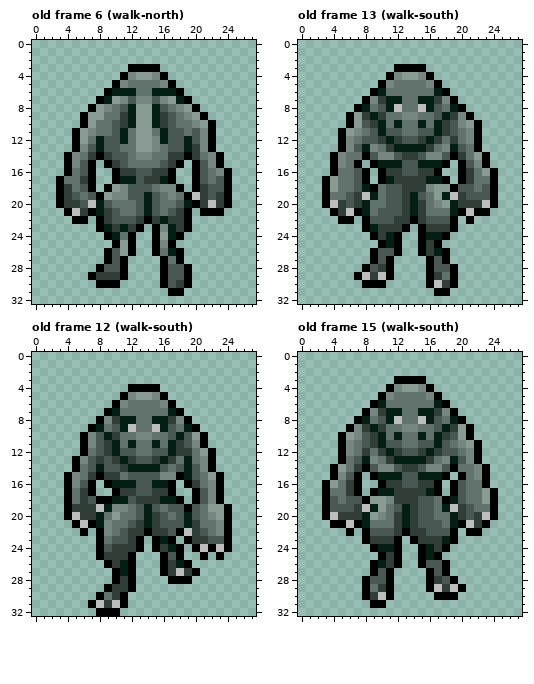
A pixel-art file gets an edit: npc/ghoul_npc_template.aseprite. Above is the file before it was changed.
28x33 pixels, 18 frames. Shown: old frame 6 (walk-north), old frame 13 (walk-south), old frame 12 (walk-south), old frame 15 (walk-south). The commit also changed other frames, which this record leaves out.
New version:
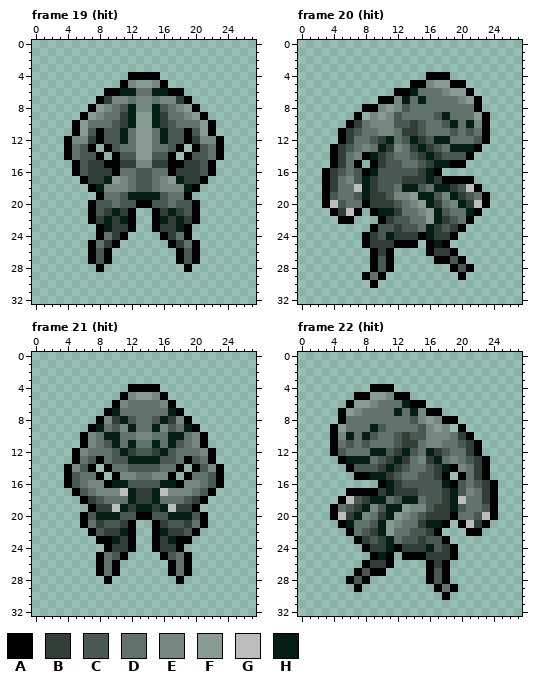
Palette (. is transparent): A #000000  B #313e38  C #495852  D #62726c  E #758780  F #889c94  G #bdbdbd  H #031f14
A new or re-ordered frame is compared with the old frame closest to it.
Edits made:
frames 18 -> 26
--- frame 19 (hit) is new; against old frame 6 (walk-north)
@@ x 0..27 @@
  2 ............................
- 3 ............AAAA............
- 4 ...........AEFFEA...........
- 5 ..........AEDDDDEA..........
- 6 .........AHHHDDHHHA.........
- 7 ........AHFECEECEFHA........
- 8 .......AFEDCHFFHCDEFA.......
- 9 ......AFFDDBHFFHBCDEFA......
-10 ......AFDDCBHFFHBCDDEFA.....
-11 .....AFEDDCHDFFDHCCDCEA.....
-12 .....AFDHCCHDFFEHCCHCEA.....
-13 .....AECHCCDDFFEDCCHBEA.....
-14 ....AEDBABCCDEEDDBBABDEA....
-15 ....AECA.ABCDDDDCBA.ACEA....
-16 ....ADCA..ABBCCBBA..ACDEA...
-17 ...ADDBA..AHHCBBHA..ACDCA...
-18 ...ABDCA.AFECCCDEEA.ABCCA...
-19 ...ABCDCAFEECCHCDEDAGBCBA...
-20 ...ABBCGHCDDDCHCDDCHABGBA...
-21 ....AGBAHBCDDCHCDCBA.AAA....
-22 .....AA.ABCCCBABHBBA........
-23 ........AHBHBA.AEHBA........
-24 .........AHDA..AFHA.........
-25 ..........AFA..AEA..........
-26 .........ACFA..ADHA.........
-27 .........ACA....ADA.........
-28 ........ACCA....ACCA........
-29 .......ABBBA....ACCA........
-30 ........AAA.....ACBA........
-31 .................AA.........
+ 3 ............................
+ 4 ............AAAA............
+ 5 ...........AEFFEA...........
+ 6 .........AAHHDDHHAA.........
+ 7 ........ABEEDEEDEEBA........
+ 8 .......AFEDCHEEHCDEFA.......
+ 9 ......AFEDDBHFFHBDDEFA......
+10 .....AFDDDCBHFFHBCDDDFA.....
+11 .....AFCACCHDFFDHCCACFA.....
+12 ....AEEBACCHDFFDHCCABEEA....
+13 ....ADCA.ACDDFFDDCA.ACDA....
+14 ....ADCCA.ACCFFCCA.ACCDA....
+15 .....ACBBAABBEEBBAABBCA.....
+16 .....ACBBBADDCCDDABBBCA.....
+17 ......ABBHFEDCCDEFHBBA......
+18 .......AHEEEDCCDEEEHA.......
+19 ........ADDCHHHHCDDA........
+20 .......ACCDCCAACCDCCA.......
+21 .......ACBHBA..ABHBCA.......
+22 .......ABHBHA..AHBHBA.......
+23 ........AHBBA..ABBHA........
+24 ........ADBA....ABDA........
+25 .......ADBA......ABDA.......
+26 .......ACA........ACA.......
+27 .......ACA........ACA.......
+28 ........A..........A........
+29 ............................
+30 ............................
+31 ............................
 32 ............................
--- frame 20 (hit) is new; against old frame 13 (walk-south)
@@ x 0..27 @@
  2 ............................
- 3 ............AAAA............
- 4 ...........AEFFEA...........
- 5 ..........AEDDDDEA..........
- 6 .........AHDDDDDDHA.........
- 7 ........AEBHHDDHHBEA........
- 8 .......AHDCHGDDGHCDHA.......
- 9 ......AFBHBDDEEDDCHBEA......
-10 ......AFCBHDHDDHDHBCEFA.....
-11 .....AFEDCHCCDDCCHBCDEA.....
-12 .....AEDCCBHBCCBHBDBDEA.....
-13 .....AECHEDBHHHHBDEHCDA.....
-14 ....AEDDACEECBBCEECABDFA....
-15 ....AEDA.AHHHCCHHHA.ACEA....
-16 ....ADDCA.ABBCCBBA..ABDFA...
-17 ...AFDDCA.AHBBBBHHA.ABDDA...
-18 ...AFDDCHADCCBBBEFFACCDCA...
-19 ...ADDCBGHDCCBHCDFHGBCCCA...
-20 ...AGBCBHDDCCBHBDEFHBBBGA...
-21 ....ABGAHDCCCBHBDDDHAGAA....
-22 .....AA.ACCCBBABCCCA.A......
-23 ........AHBBBA.ABBBA........
-24 .........ABHA..AHHA.........
-25 ..........AHA..ABA..........
-26 .........ACCA..ABHA.........
-27 .........ACA....ACA.........
-28 ........ACBA....ACCA........
-29 .......AGBGA....ABDA........
-30 ........AAA.....AGBA........
-31 .................AA.........
+ 3 ............................
+ 4 ................AAA.........
+ 5 ..............AAEFFAA.......
+ 6 ............AAHDDDEFFA......
+ 7 ..........AAEHDHDDDDEFA.....
+ 8 ........AAEFECDDDDDDDDA.....
+ 9 .......A.EFECDDDDCHDDDFA....
+10 ......ABDEEECCBCDDCHDHEA....
+11 .....ABCDDEEDBBCDDDCDCDA....
+12 .....ABDDCBHDCHBCHHDDDCA....
+13 ....ABCDEDHBEDBHBCDHHHA.....
+14 ....ABDEAHBCDDCBHBCCCA......
+15 ....ABDA.ABCCDDCBHHAA.......
+16 ...ABCDCAHCCCCCBHA..........
+17 ...ABDECHBCCCBBBHBAAAA......
+18 ...ABDDGHBCCDHHCDHHBCGA.....
+19 ...ACDDCHBBCEEFHHCEHBCDA....
+20 ...AGCDDABBBCDEFHBDEHBGA....
+21 ....ABGA.AHHBDDEFHCDDHA.....
+22 .....AA...ABCCDDFHBCDA......
+23 .........ACCBCCDHBCBA.......
+24 ........ABCHBBBAHBBA........
+25 ........ABBBAAA.AHA.........
+26 .........ABA....ABBA........
+27 .........ACA.....AACA.......
+28 .........ACA.......ACA......
+29 ........ADA.........A.......
+30 .........A..................
+31 ............................
 32 ............................
--- frame 21 (hit) is new; against old frame 12 (walk-south)
@@ x 0..27 @@
  7 .........AHDDDDDDHA.........
- 8 ........AEBHHDDHHBEA........
- 9 .......AHDCHGDDGHCDHA.......
-10 ......AECHBDDEEDDCHCFA......
-11 ......AECBHDHDDHDHBCEA......
-12 ......ADCBHCCDDCCHBBDFA.....
-13 .....AECBCBHBCCBHBDHDEA.....
-14 .....ADCHCCBHHHHCDCHCEA.....
-15 ....AEDBABBDCCCCEEAHCDFA....
-16 ....AECA.AHHHCCHHA.ABDEA....
-17 ....ADBA..ABBCCBBA..ACEA....
-18 ....ADBCAAHHCBBBHHA.ACEA....
-19 ....ABBBGHEEDCHCDCCACDFFA...
-20 ....AGBBHDFDDCHBCDCHCDEFA...
-21 .....AGAHEDDCBHBCCCHBDDEA...
-22 ......A.AEDCBBABBCAGBCDEA...
-23 ........ADCCBA.AHA.ABBCCA...
-24 ........ACBBBA.ABHA.AGAGA...
-25 ........ABBBA...ACA..A.A....
-26 .........ABHA...ABHA........
-27 ..........AHA...ABGBA.......
-28 ..........ABA....AAA........
-29 .........ABBA...............
-30 ........ADBA................
-31 .......AGBGA................
-32 ........AAA.................
+ 8 ........AEBHCDDCHBEA........
+ 9 .......AHDCEHDDHECDHA.......
+10 ......AEDHHDDEEDDHHDEA......
+11 ......AEDCHDHDDHDHCDEA......
+12 .....AEDDDCHBCCBHCDDDEA.....
+13 .....ADCADCCHHHHCCDACDA.....
+14 ....AECA.ADDCCCCDDA.ACEA....
+15 ....ACDDA.AEEDDEEA.ADDCA....
+16 ....ACDEEAHHCCCCHHAEEDCA....
+17 .....ACDEEEGHBBHGEEEDCA.....
+18 ......ABCDDDHBBHDDDCBA......
+19 .......ABBGHBHHBHGBBA.......
+20 ......ACHHHCCAACCHHHCA......
+21 ......ADBCCBA..ABCCBDA......
+22 .......ACBBHA..AHBBCA.......
+23 ........AAHBA..ABHAA........
+24 .........ABBA..ABBA.........
+25 ........ADCA....ACDA........
+26 ........ADA......ADA........
+27 ........ADA......ADA........
+28 .........A........A.........
+29 ............................
+30 ............................
+31 ............................
+32 ............................
--- frame 22 (hit) is new; against old frame 15 (walk-south)
@@ x 0..27 @@
  2 ............................
- 3 ............AAAA............
- 4 ...........AEFFEA...........
- 5 ..........AEDDDDEA..........
- 6 .........AHDDDDDDHA.........
- 7 ........AEBHHDDHHBEA........
- 8 .......AHDCHGDDGHCDHA.......
- 9 ......AEBHBDDEEDDCHBFA......
-10 .....AFECBHDHDDHDHBCFA......
-11 .....AEDCBHCCDDCCHCDEFA.....
-12 .....AEDBDBHBCCBHBCCDEA.....
-13 .....ADCHEDBHHHHBDEHCEA.....
-14 ....AFDBACEECBBCEECADDEA....
-15 ....AECA.AHHHCCHHHA.ADEA....
-16 ...AFDBA..ABBCCBBA.ACDDA....
-17 ...ADDBA.AHHBBBBHA.ACDDFA...
-18 ...ACDCCAFFEBBBCCDAHCDDFA...
-19 ...ACCCBGHFDCHBCCDHGBCDDA...
-20 ...AGBBBHFEDBHBCCDDHBCBGA...
-21 ....AAGAHDDDBHBCCCDHAGBA....
-22 ......A.ACCCBABBCCCA.AA.....
-23 ........ABBBA.ABBBHA........
-24 .........AHHA..AHBA.........
-25 ..........ABA..AHA..........
-26 .........AHBA..ACCA.........
-27 .........ACA....ACA.........
-28 ........ACCA....ABCA........
-29 ........ADBA....AGBGA.......
-30 ........ABGA.....AAA........
-31 .........AA.................
+ 3 ............................
+ 4 .........AAA................
+ 5 .......AAFFEAA..............
+ 6 ......AFFEDDDHAA............
+ 7 .....AFEDDDDHDHEAA..........
+ 8 .....ADDDDDDDDCEFEAA........
+ 9 ....AFDDDHCDDDDCEFE.A.......
+10 ....AEHDHCDDCBCCEEEDBA......
+11 ....ADCDCDDDCBBDEEDDCBA.....
+12 ....ACDDDHHCBHCDHBCDDBA.....
+13 .....AHHHDCBHBDEBHDEDCBA....
+14 ......ACCCBHBCDDCBHAEDBA....
+15 .......AAHHBCDDCCBA.ADBA....
+16 ..........AHBCCCCCHACDCBA...
+17 ......AAAABHBBBCCCBHCEDBA...
+18 .....AGCBHHDCHHDCCBHGDDBA...
+19 ....ADCBHECHHFEECBBHCDDCA...
+20 ....AGBHEDBHFEDCBBBADDCGA...
+21 .....AHDDCHFEDDBHHA.AGBA....
+22 ......ADCBHFDDCCBA...AA.....
+23 .......ABCBHDCCBCCA.........
+24 ........ABBHABBBHCBA........
+25 .........AHA.AAABBBA........
+26 ........ABBA....ABA.........
+27 .......ACAA.....ACA.........
+28 ......ACA.......ACA.........
+29 .......A.........ADA........
+30 ..................A.........
+31 ............................
 32 ............................
Changed places in both pictures, as pixel boxes (x1, y1, x2, y2):
changed: (56, 64, 232, 296)
changed: (322, 64, 498, 296)
changed: (64, 416, 232, 616)
changed: (322, 376, 498, 608)
